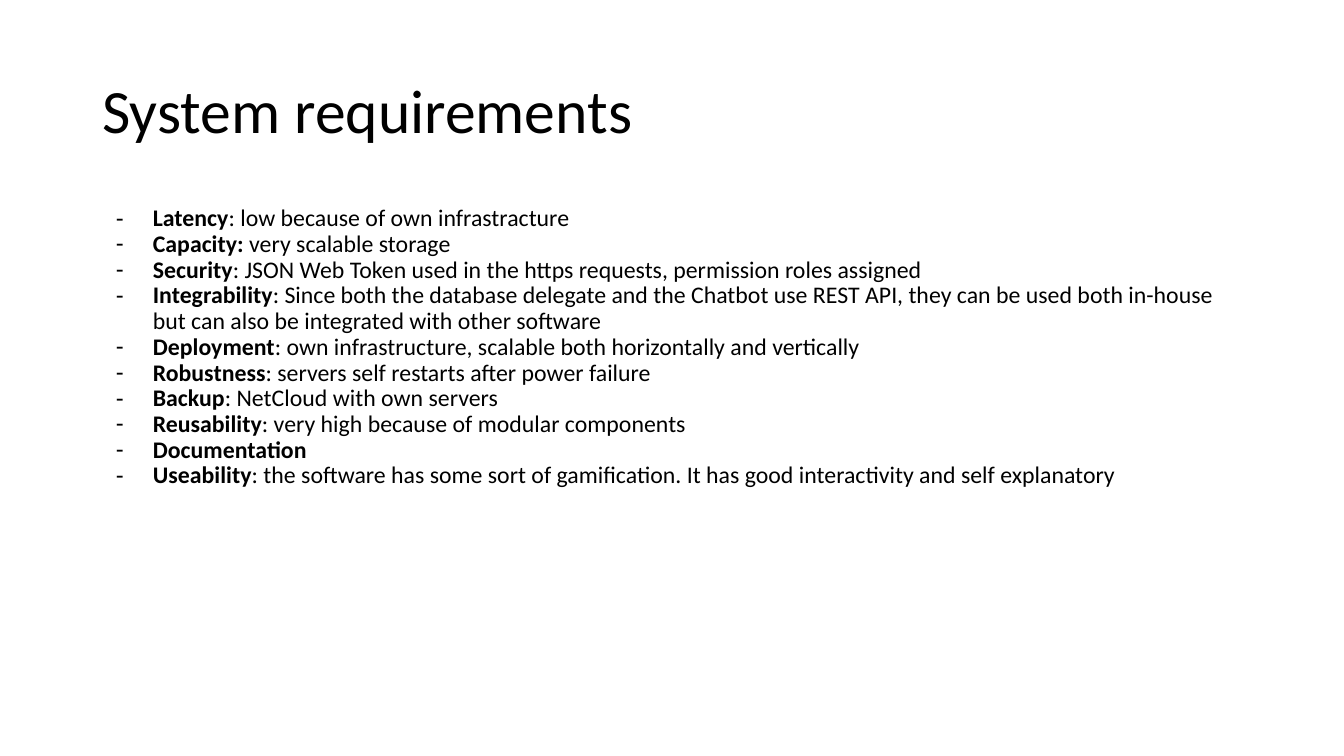
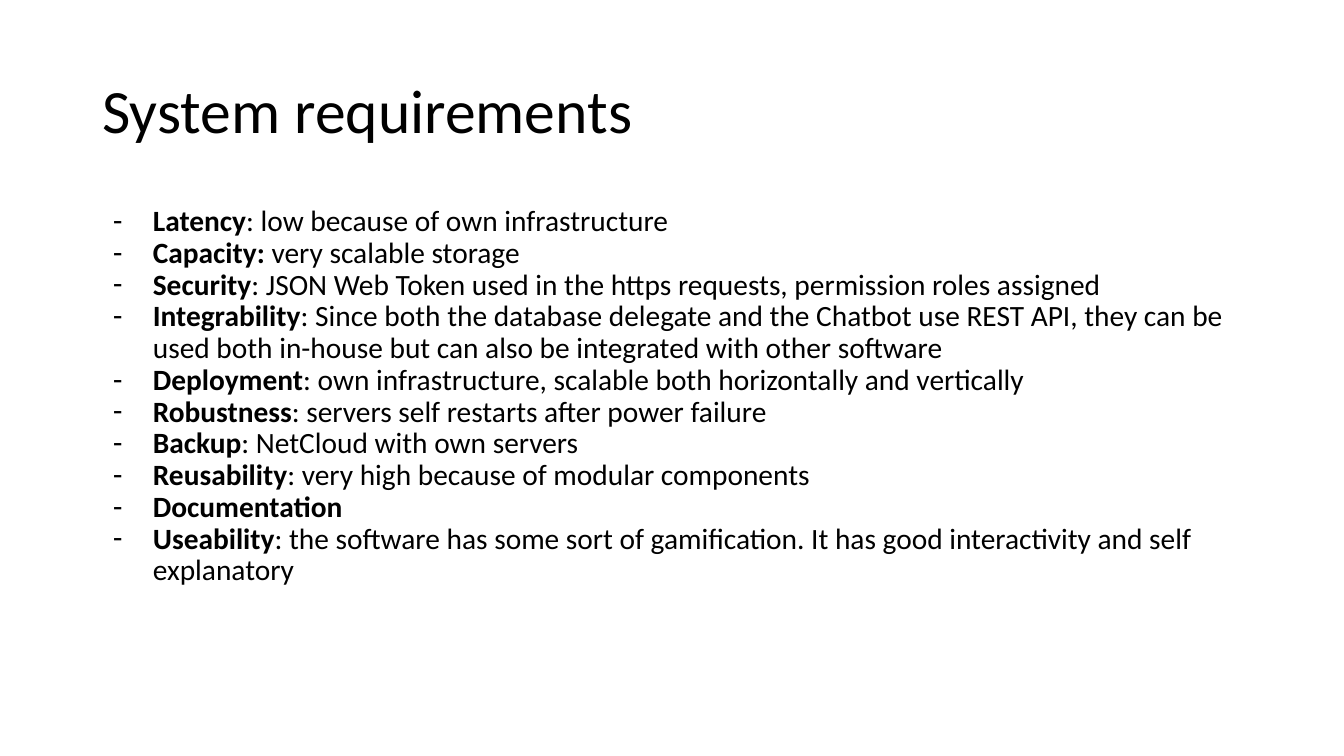
Before and after one commit to AlexInntekt/SE_Project, a slide deck: slide 9 of documentation/SE project Slides.pptx (slide 8 before the commit). Drawn at 1344x756 pixels with LibreOffice and Linux fonts; fonts in the diff are those of the drawing. Boxes give left, top, right and bottom in pixels: in the first picture for what was removed or moved away, otherwise in the second. Text is boxed around its words. In the diff, an @@ line names an element or a change of style, - is before the commit and + after.

Commit message:
save progress

```diff
--- a/documentation/SE project Slides.pptx
+++ b/documentation/SE project Slides.pptx
@@ text at <box>153,210,668,236</box>: text changed; size 17 to 21 pt @@
-– Latency: low because of own infrastracture
+– Latency: low because of own infrastructure
@@ text at <box>153,242,1222,585</box>: size 17 to 21 pt; indent changed @@
```
Also in this commit, not shown: 1 other slide changed, 1 slide added.
